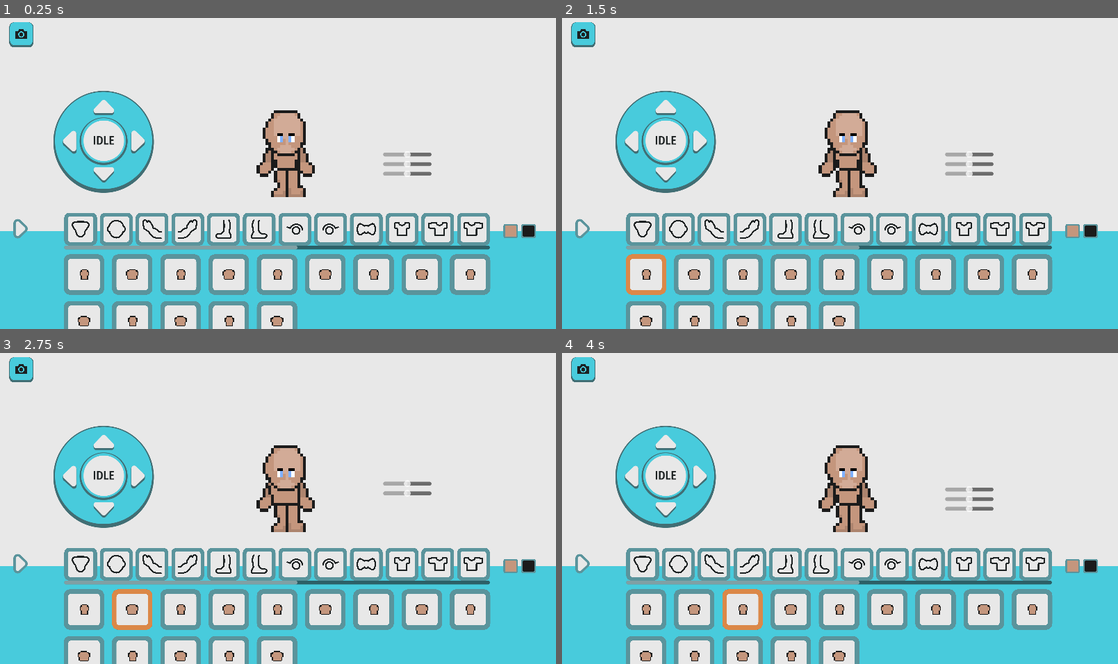
Above: before the commit, frames 1-4 (two rows, left to right).
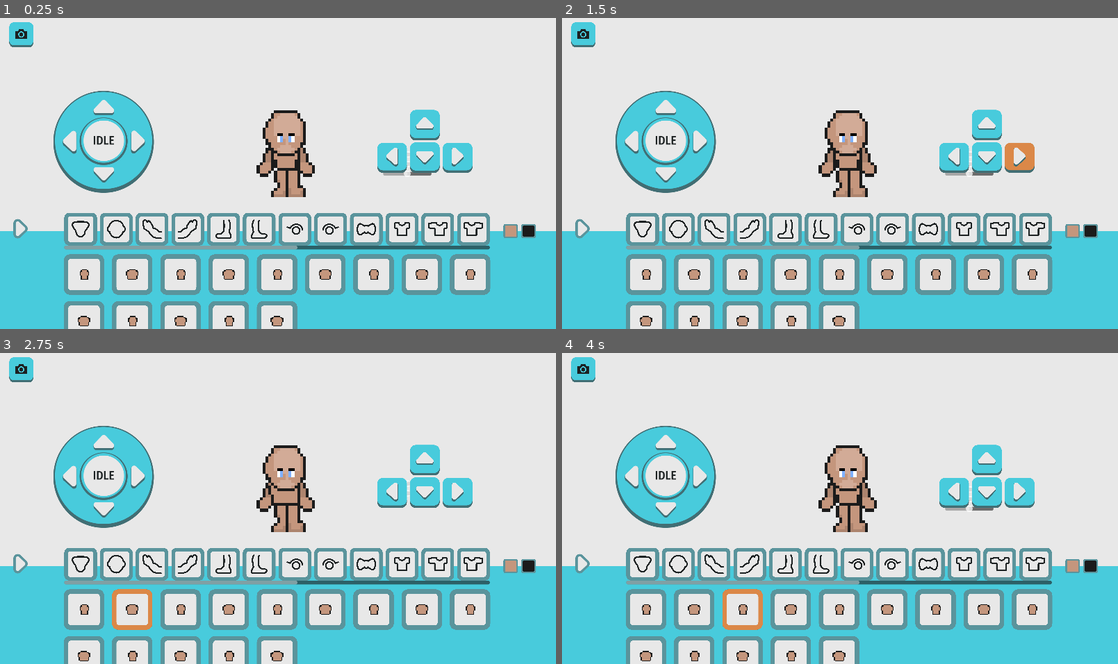
Above: after the commit, the same moments.

Repository: p1petto/CharacterMakerNew
Game: Godot game, scene res://Scenes/maker.tscn
The game is run twice, just before and just after one commit, with the same random seed, the same clock (stepped at 60 frames per second) and the same inputs.
Inputs (mouse positions are in pixels of both pictures, inside the frame that each line leads up to):
- Up to frame 1 (0.25 s): no input
- Up to frame 2 (1.5 s): click (645, 273) at 0.5 s; click (1017, 157) at 1.27 s
- Up to frame 3 (2.75 s): click (133, 608) at 2.02 s
- Up to frame 4 (4 s): click (984, 492) at 2.77 s; click (739, 608) at 3.52 s

The runs differ from the first frame. In frame 1, 1.8% of the frame differs, in the area x 1-85%, y 1-50%; in frame 2, 2.2%, in the area x 1-85%, y 1-90%; in frame 3, 1.8%; in frame 4, 1.8%.

Commit message:
added: интерфейс контроллера позиции

Diff:
--- a/Scenes/UI/custom_check_button.tscn
+++ b/Scenes/UI/custom_check_button.tscn
@@ -20,7 +20,7 @@
 grow_horizontal = 2
 grow_vertical = 2
 size_flags_horizontal = 0
-theme_override_constants/margin_left = 16
+theme_override_constants/margin_left = 18
 script = ExtResource("1_1832c")
 texture_link = ExtResource("2_55fs0")
 texture_unlink = ExtResource("3_5vwqb")
--- a/Scenes/UI/position_controller_button.tscn
+++ b/Scenes/UI/position_controller_button.tscn
@@ -1,9 +1,12 @@
-[gd_scene load_steps=2 format=3 uid="uid://lmog12ymre2p"]
+[gd_scene load_steps=5 format=3 uid="uid://lmog12ymre2p"]
 
+[ext_resource type="Texture2D" uid="uid://dge51prsh4oeg" path="res://Assets/UI/Buttons/Property 1=Normal.png" id="1_hora6"]
 [ext_resource type="Script" path="res://Scripts/UI/position_controller_button.gd" id="1_kr55k"]
+[ext_resource type="Texture2D" uid="uid://b8phqo6i6qyrb" path="res://Assets/UI/Buttons/Property 1=pressed.png" id="2_dlyhp"]
+[ext_resource type="Texture2D" uid="uid://ctt0jieu6g1hg" path="res://Assets/UI/Buttons/Property 1=hover.png" id="3_opquy"]
 
-[node name="PositionControllerButton" type="Button"]
-custom_minimum_size = Vector2(50, 50)
+[node name="PositionControllerButton" type="TextureButton"]
+custom_minimum_size = Vector2(64, 64)
 anchors_preset = 5
 anchor_left = 0.5
 anchor_right = 0.5
@@ -13,6 +16,12 @@
 grow_horizontal = 2
 size_flags_horizontal = 4
 size_flags_vertical = 0
+texture_normal = ExtResource("1_hora6")
+texture_pressed = ExtResource("2_dlyhp")
+texture_hover = ExtResource("3_opquy")
+texture_focused = ExtResource("2_dlyhp")
+ignore_texture_size = true
+stretch_mode = 0
 script = ExtResource("1_kr55k")
 value = Vector2(0, -1)
 
--- a/Scenes/maker.tscn
+++ b/Scenes/maker.tscn
@@ -14,18 +14,30 @@
 [ext_resource type="PackedScene" uid="uid://ckn2cbvi5d5m" path="res://Scenes/UI/direction_button.tscn" id="8_sklk8"]
 [ext_resource type="Resource" uid="uid://bcuftfs14fyvy" path="res://Resources/CatalogItems/ConditionallyDynamicPart/Arms/Right Arm/RightArm.tres" id="9_pxshc"]
 [ext_resource type="Resource" uid="uid://0xs0hm7qike0" path="res://Resources/CatalogItems/ConditionallyDynamicPart/Legs/Left Leg/LeftLeg.tres" id="10_1t4ok"]
+[ext_resource type="Texture2D" uid="uid://kajd5w84o2ar" path="res://Assets/UI/OffsetController/OffsetButton-right-normal.png" id="10_strha"]
+[ext_resource type="Texture2D" uid="uid://g0mcvs423e7f" path="res://Assets/UI/OffsetController/OffsetButton-right-pressed.png" id="11_61u5b"]
 [ext_resource type="Resource" uid="uid://b121ijuxw03s3" path="res://Resources/CatalogItems/ConditionallyDynamicPart/Legs/Right Leg/RightLeg.tres" id="11_lknkn"]
 [ext_resource type="Resource" uid="uid://cl0ajdt5ypwmh" path="res://Resources/CatalogItems/DynamicPart/Body/Body.tres" id="11_wp1wm"]
 [ext_resource type="Theme" uid="uid://4squd3f1aq8p" path="res://Assets/Theme/ColorTheme.tres" id="11_ydvaf"]
+[ext_resource type="Texture2D" uid="uid://dcujjk3oga0c8" path="res://Assets/UI/OffsetController/OffsetButton-down-normal.png" id="12_5v1w6"]
+[ext_resource type="Texture2D" uid="uid://cwkrfgssrdc8q" path="res://Assets/UI/OffsetController/OffsetButton-right-hover.png" id="12_w6l2x"]
+[ext_resource type="Texture2D" uid="uid://q02ikcfhff3l" path="res://Assets/UI/OffsetController/OffsetButton-down-pressed.png" id="13_uyr6x"]
 [ext_resource type="Resource" uid="uid://danlbkb3wqnt4" path="res://Resources/CatalogItems/StaticElement/Eyes/Eye1/LeftEye/LeftEye.tres" id="14_7nups"]
+[ext_resource type="Texture2D" uid="uid://cat1iwgblgrt5" path="res://Assets/UI/OffsetController/OffsetButton-left-normal.png" id="14_rwar7"]
 [ext_resource type="Script" path="res://Scripts/StaticElements/resource_static_element.gd" id="15_1qk7a"]
 [ext_resource type="Texture2D" uid="uid://dhc0glsh0mbwm" path="res://Assets/UI/icons/TypeItem/Property 1=body.svg" id="15_4058r"]
+[ext_resource type="Texture2D" uid="uid://dpstdt178goif" path="res://Assets/UI/OffsetController/OffsetButton-left-pressed.png" id="15_vx6u6"]
+[ext_resource type="Texture2D" uid="uid://hnjwk0ii1f4d" path="res://Assets/UI/OffsetController/OffsetButton-down-hover.png" id="15_wy0lg"]
+[ext_resource type="Texture2D" uid="uid://b05twt2vkrih1" path="res://Assets/UI/OffsetController/OffsetButton-top-normal.png" id="16_u4eai"]
 [ext_resource type="Texture2D" uid="uid://cpqd6c4pet1oh" path="res://Assets/UI/icons/TypeItem/Property 1=head.svg" id="17_36cuv"]
+[ext_resource type="Texture2D" uid="uid://nn3so061afj6" path="res://Assets/UI/OffsetController/OffsetButton-top-pressed.png" id="17_a1mce"]
 [ext_resource type="Resource" uid="uid://xb00p14w71s4" path="res://Resources/CatalogItems/StaticElement/Eyes/Eye1/RightEye/RightEye.tres" id="17_nc5m7"]
+[ext_resource type="Texture2D" uid="uid://bgye3rv4lqtu6" path="res://Assets/UI/OffsetController/OffsetButton-left-hover.png" id="18_dg8mp"]
 [ext_resource type="Texture2D" uid="uid://bslfuwohhnaoa" path="res://Assets/UI/icons/TypeItem/Property 1=armL.svg" id="19_vjttc"]
 [ext_resource type="Resource" uid="uid://iu27d1bg1axf" path="res://Resources/CatalogItems/Accessories/Bow.tres" id="20_emeal"]
 [ext_resource type="Texture2D" uid="uid://5ii30g3aenog" path="res://Assets/UI/icons/TypeItem/Property 1=armR.svg" id="21_0uktw"]
 [ext_resource type="Resource" uid="uid://cww0wllumgai8" path="res://Resources/CatalogItems/Accessories/Glass.tres" id="21_adrnn"]
+[ext_resource type="Texture2D" uid="uid://cbkg481yn14fe" path="res://Assets/UI/OffsetController/OffsetButton-top-hover.png" id="21_r27af"]
 [ext_resource type="Resource" uid="uid://c2547tkdm21sm" path="res://Resources/CatalogItems/Clothes/DynamicClothes/Sleeve/standart/Sleeve3.tres" id="23_0wu6d"]
 [ext_resource type="Script" path="res://Scripts/Clothes/resource_clothes.gd" id="23_3i8yu"]
 [ext_resource type="Texture2D" uid="uid://bv03i51ggjo3i" path="res://Assets/UI/icons/TypeItem/Property 1=legL.svg" id="23_3noyc"]
@@ -394,26 +406,31 @@
 script = ExtResource("3_p20pd")
 
 [node name="PositionController" type="ColorRect" parent="UI"]
-visible = false
-offset_left = 795.0
-offset_top = 223.0
-offset_right = 945.0
-offset_bottom = 370.0
+offset_left = 780.0
+offset_top = 193.0
+offset_right = 980.0
+offset_bottom = 324.0
+color = Color(1, 1, 1, 0)
 script = ExtResource("7_b13vq")
 
 [node name="Right" parent="UI/PositionController" instance=ExtResource("8_n6mgr")]
-layout_mode = 1
-anchors_preset = 6
+texture_filter = 2
+layout_mode = 1
+anchors_preset = 3
 anchor_left = 1.0
-anchor_top = 0.5
+anchor_top = 1.0
 anchor_right = 1.0
-anchor_bottom = 0.5
+anchor_bottom = 1.0
 offset_left = -50.0
-offset_top = -25.0
+offset_top = -50.0
 offset_right = 0.0
-offset_bottom = 25.0
+offset_bottom = 0.0
 grow_horizontal = 0
-grow_vertical = 2
+grow_vertical = 0
+texture_normal = ExtResource("10_strha")
+texture_pressed = ExtResource("11_61u5b")
+texture_hover = ExtResource("12_w6l2x")
+texture_focused = ExtResource("11_61u5b")
 value = Vector2(1, 0)
 
 [node name="Down" parent="UI/PositionController" instance=ExtResource("8_n6mgr")]
@@ -421,28 +438,42 @@
 anchors_preset = 7
 anchor_top = 1.0
 anchor_bottom = 1.0
+offset_left = -32.0
 offset_top = -50.0
+offset_right = 32.0
 offset_bottom = 0.0
 grow_vertical = 0
+texture_normal = ExtResource("12_5v1w6")
+texture_pressed = ExtResource("13_uyr6x")
+texture_hover = ExtResource("15_wy0lg")
+texture_focused = ExtResource("13_uyr6x")
 value = Vector2(0, 1)
 
 [node name="Left" parent="UI/PositionController" instance=ExtResource("8_n6mgr")]
 layout_mode = 1
-anchors_preset = 4
+anchors_preset = 2
 anchor_left = 0.0
-anchor_top = 0.5
+anchor_top = 1.0
 anchor_right = 0.0
-anchor_bottom = 0.5
+anchor_bottom = 1.0
 offset_left = 0.0
-offset_top = -25.0
+offset_top = -50.0
 offset_right = 50.0
-offset_bottom = 25.0
+offset_bottom = 0.0
 grow_horizontal = 1
-grow_vertical = 2
+grow_vertical = 0
+texture_normal = ExtResource("14_rwar7")
+texture_pressed = ExtResource("15_vx6u6")
+texture_hover = ExtResource("18_dg8mp")
+texture_focused = ExtResource("15_vx6u6")
 value = Vector2(-1, 0)
 
 [node name="Top" parent="UI/PositionController" instance=ExtResource("8_n6mgr")]
 layout_mode = 1
+texture_normal = ExtResource("16_u4eai")
+texture_pressed = ExtResource("17_a1mce")
+texture_hover = ExtResource("21_r27af")
+texture_focused = ExtResource("17_a1mce")
 
 [node name="Catalog" type="MarginContainer" parent="UI" node_paths=PackedStringArray("current_tab")]
 anchors_preset = 12
--- a/Scripts/UI/position_controller_button.gd
+++ b/Scripts/UI/position_controller_button.gd
@@ -1,4 +1,4 @@
-extends Button
+extends TextureButton
 
 @export var value: Vector2
 
Binary file changed: Assets/UI/Buttons/Property 1=Normal.png
Binary file changed: Assets/UI/Buttons/Property 1=hover.png
Binary file changed: Assets/UI/Buttons/Property 1=pressed.png
Binary file added: Assets/UI/OffsetController/OffsetButton-down-hover.png
Not shown, added: Assets/UI/OffsetController/OffsetButton-down-hover.png.import
Binary file added: Assets/UI/OffsetController/OffsetButton-down-normal.png
Not shown, added: Assets/UI/OffsetController/OffsetButton-down-normal.png.import
Binary file added: Assets/UI/OffsetController/OffsetButton-down-pressed.png
Not shown, added: Assets/UI/OffsetController/OffsetButton-down-pressed.png.import
Binary file added: Assets/UI/OffsetController/OffsetButton-left-hover.png
Not shown, added: Assets/UI/OffsetController/OffsetButton-left-hover.png.import
Binary file added: Assets/UI/OffsetController/OffsetButton-left-normal.png
(and 19 more such lines)
